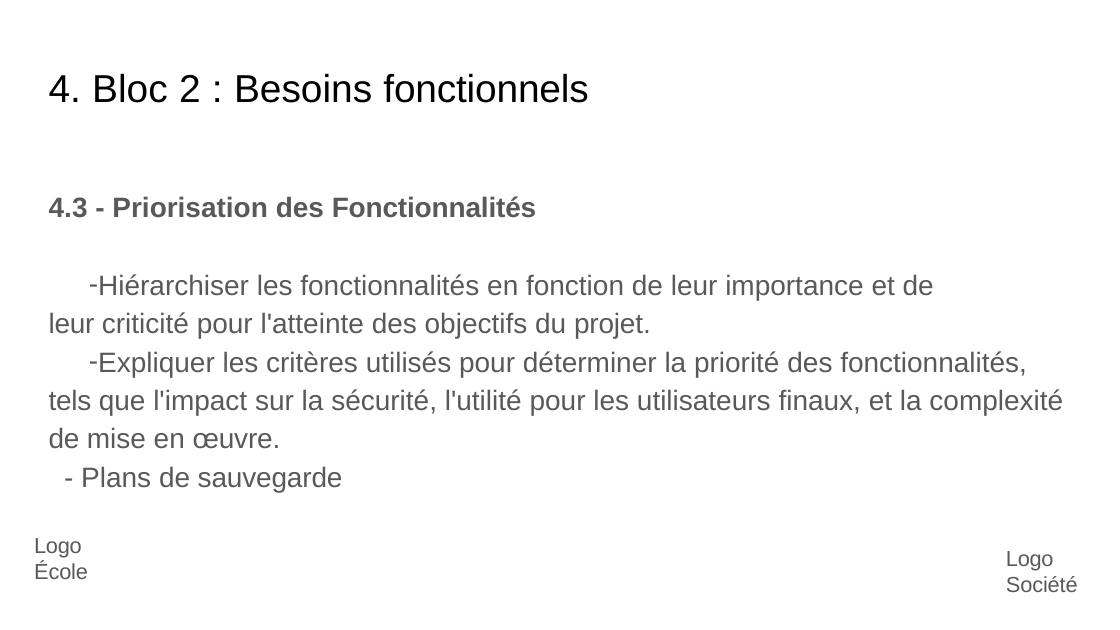
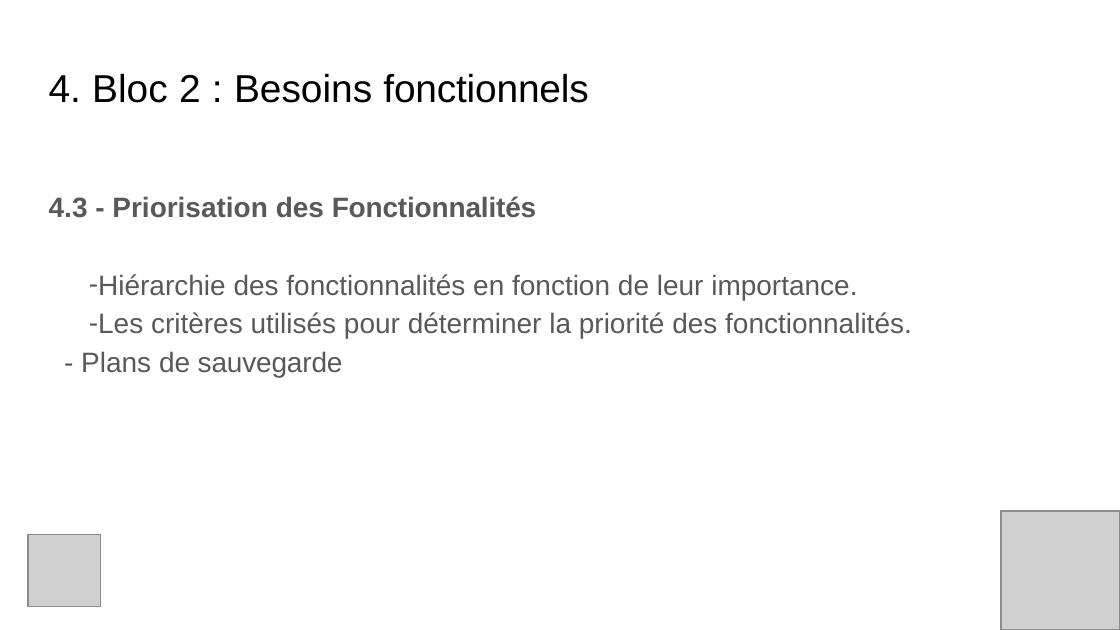
Before and after one commit to TheGeogeo/m2_ia_perso, a slide deck: slide 11 of A rendre/Georges_Coudrier_exam_slides.pptx. Drawn at 1120x630 pixels with LibreOffice and Linux fonts; fonts in the diff are those of the drawing; grey boxes stand for pictures. Boxes give left, top, right and bottom in pixels: in the first picture for what was removed or moved away, otherwise in the second. Text is boxed around its words. In the diff, an @@ line names an element or a change of style, - is before the commit and + after.

```diff
--- a/A rendre/Georges_Coudrier_exam_slides.pptx
+++ b/A rendre/Georges_Coudrier_exam_slides.pptx
@@ text at [89, 274, 912, 338]: text changed @@
-– Hiérarchiser les fonctionnalités en fonction de leur importance et de leur criticité pour l'atteinte des objectifs du projet.
-– Expliquer les critères utilisés pour déterminer la priorité des fonctionnalités, tels que l'impact sur la sécurité, l'utilité pour les utilisateurs finaux, et la complexité de mise en œuvre.
+– Hiérarchie des fonctionnalités en fonction de leur importance.
+– Les critères utilisés pour déterminer la priorité des fonctionnalités.
@@ picture added at [28, 534, 101, 607] @@
@@ text removed at [34, 538, 88, 579] @@
-Logo École
@@ picture added at [1001, 511, 1120, 629] @@
@@ text removed at [1006, 551, 1078, 592] @@
-Logo Société
```
Also in this commit, not shown: 10 other slides changed.
